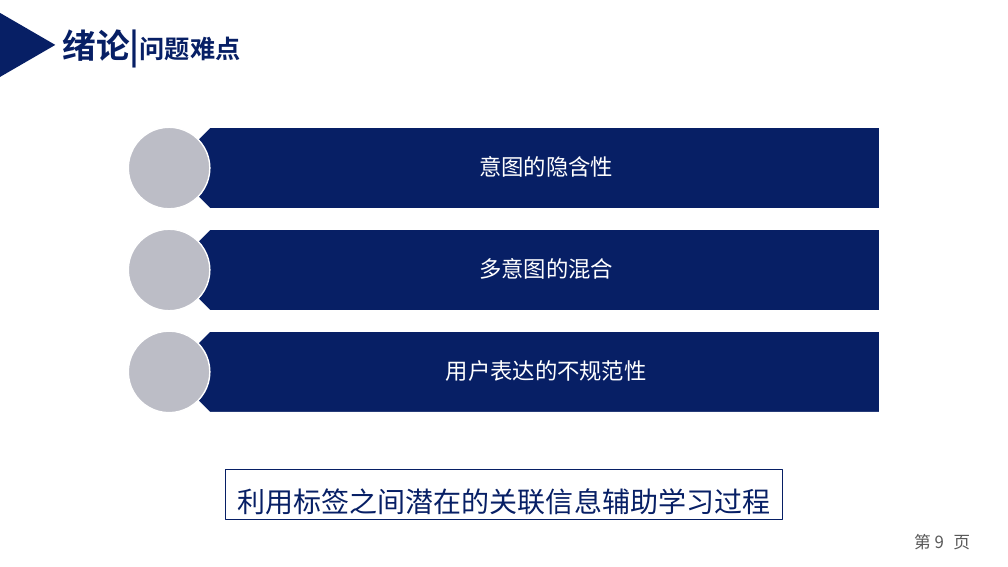
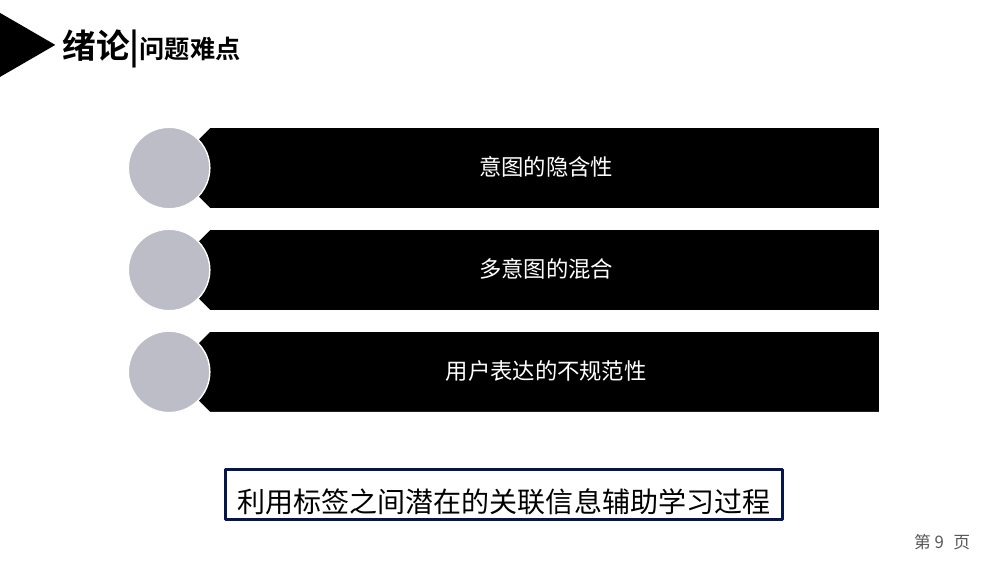
Before and after one commit to weixiao2333/zjuthesis-mphil, a slide deck: slide 9 of 硕士毕业论文答辩PPT.pptx. Drawn at 1008x567 pixels with LibreOffice and Linux fonts; fonts in the diff are those of the drawing. Boxes give left, top, right and bottom in pixels: in the first picture for what was removed or moved away, otherwise in the second. Text is boxed around its words. In the diff, an @@ line names an element or a change of style, - is before the commit and + after.

```diff
--- a/硕士毕业论文答辩PPT.pptx
+++ b/硕士毕业论文答辩PPT.pptx
@@ fill #071F65 to #000000 in 4 elements at [169, 229, 880, 310], [169, 127, 880, 209], [169, 332, 880, 413], [1, 13, 56, 77] @@
@@ text "绪论|问题难点" at [63, 29, 241, 67]: text colour #071F65 to #000000 @@
@@ rectangle "利用标签之间潜在的关联信息辅助学习过程" at [225, 470, 782, 520]: text colour #071F65 to #000000; outline #071F65 1 pt to #05174B 2.25 pt @@
```
Also in this commit, not shown: 10 other slides changed, 4 slides added, 4 slides removed.
